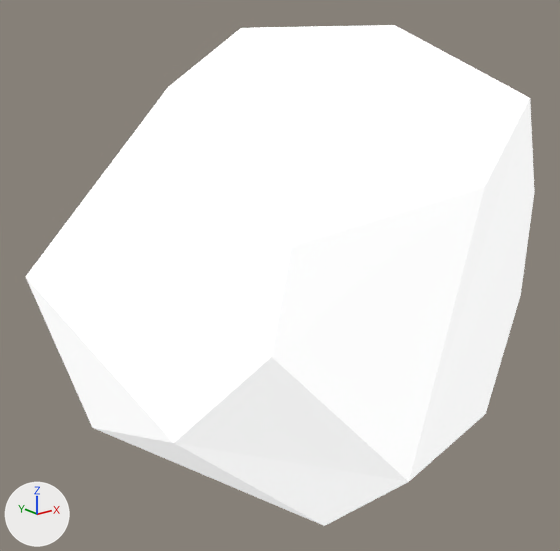
What one commit did to the glTF model public/siege/scifi/desert_SM_Env_Rock_Small_02.gltf.
The view is the same before and after, from a 50 mm lens placed at (-0.877, -1.052, 0.667), pointed at (-0.036, 0.0, 0.247). The axes (+X, +Y, +Z) are drawn at lower left. The lights are the same throughout. The older version comes first. Where no turn or scale is listed for an object, it has been applied to the vertices.

In view in the first picture: 'SM_Env_Rock_Small_02'.
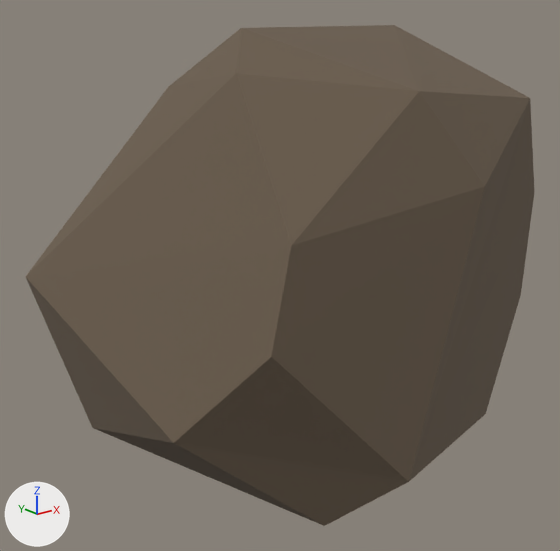
The edits, one by one:
Picture 'PolygonNatureBiomesS2_AridDesert_Texture_01' (img_polygonnaturebiomess2_ariddesert_texture_01) is new.
In material 'MAT_01A' (mat_mat_01a), base_color is no longer (1.0, 1.0, 1.0), white #ffffff.
In material 'MAT_01A' (mat_mat_01a), texture is now set to img_polygonnaturebiomess2_ariddesert_texture_01.
In material 'MAT_01A' (mat_mat_01a), emission_strength is no longer 0.5.

Boxes [x1, y1, x2, y2] around the edits, measured in the pictures (560 x 551 px):
'SM_Env_Rock_Small_02', surface changed (white to brown)
    both: [26, 25, 535, 526]
